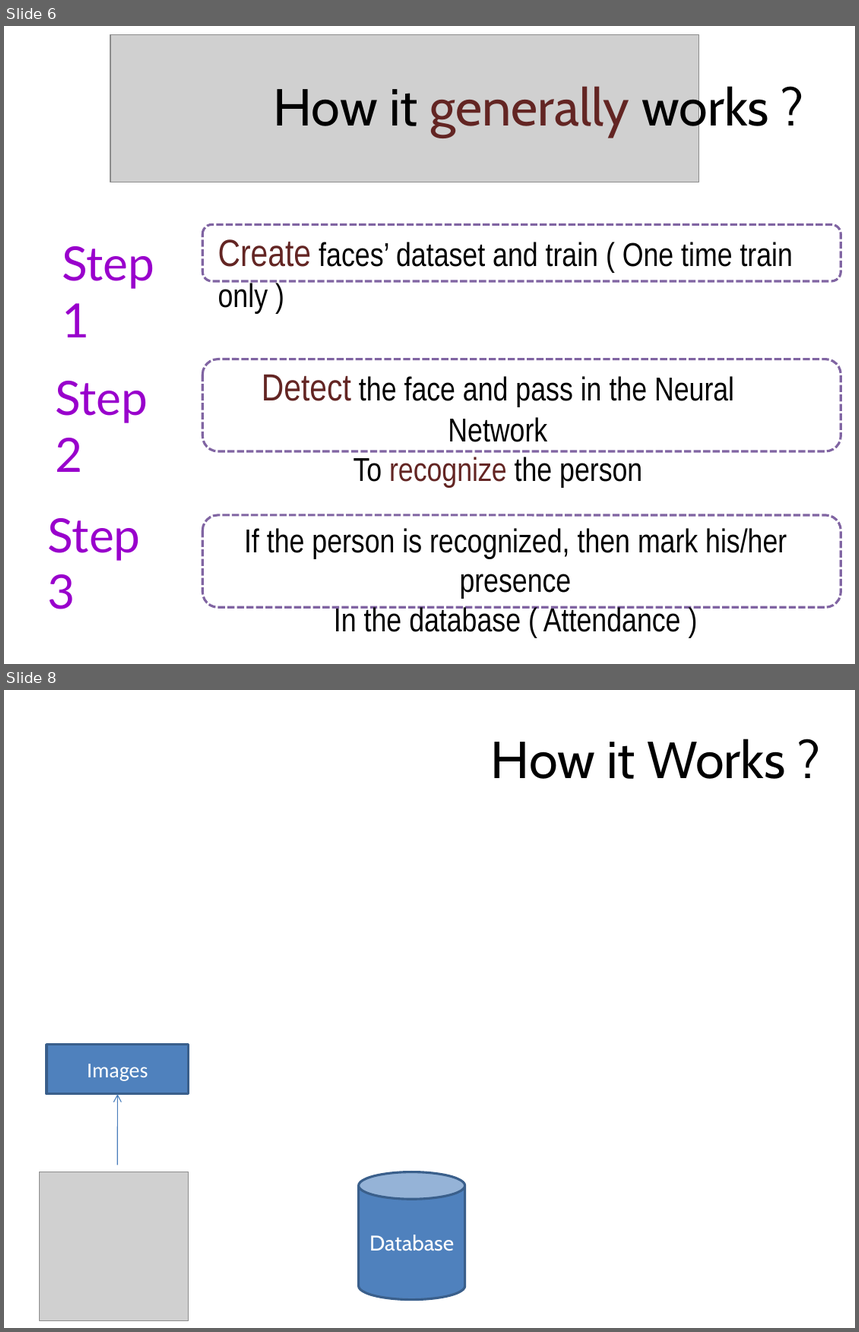
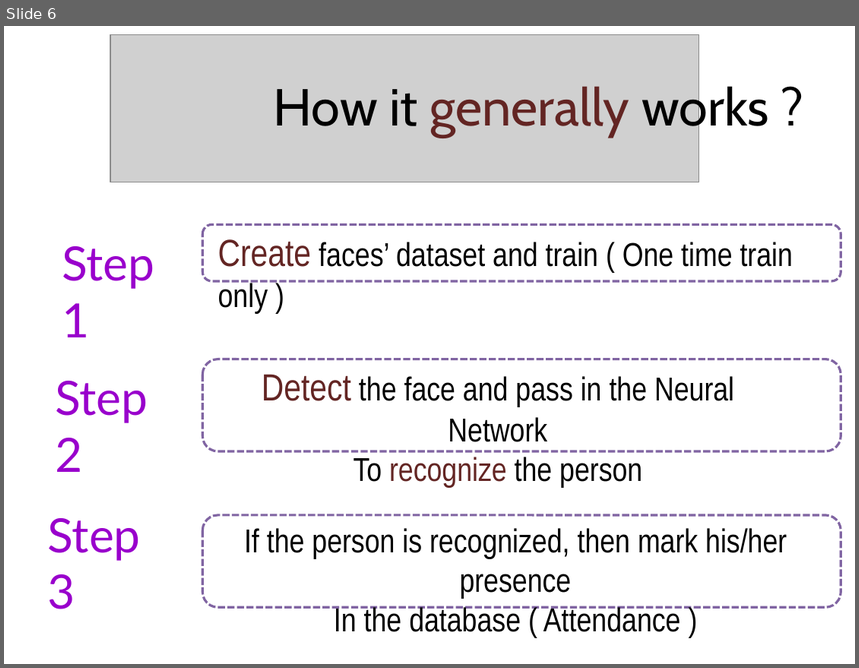
Before and after one commit to AayushShah25/Attendence-By-AI-With-Databse, a slide deck: Automated Attendance System – By AI.pptx. Shown one above the other, each under a label of ours: slides 6 and 8 before the commit, slide 6 after it; the slides between them are not shown. The pictures are 859x1332 and 859x668 pixels, drawn with LibreOffice and Linux fonts; fonts in the diff are those of the drawing; grey boxes stand for pictures. Boxes give left, top, right and bottom in pixels: in the first picture for what was removed or moved away, otherwise in the second. Text is boxed around its words. In the diff, an @@ line names an element or a change of style, - is before the commit and + after.

```diff
--- a/Automated Attendance System – By AI.pptx
+++ b/Automated Attendance System – By AI.pptx
@@ slide 8 removed at (x1=4, y1=690, x2=855, y2=1328), background #FFFFFF @@
@@ title removed at (x1=491, y1=739, x2=785, y2=779) @@
-How it Works ?
@@ rectangle removed at (x1=47, y1=1045, x2=189, y2=1094) @@
-Images
@@ arrow removed from (117, 1165) to (117, 1094) @@
@@ picture removed at (x1=40, y1=1173, x2=189, y2=1322) @@
@@ cylinder removed at (x1=359, y1=1173, x2=465, y2=1300) @@
-Database
```
Also in this commit, not shown: 3 slides changed, 7 slides added.
